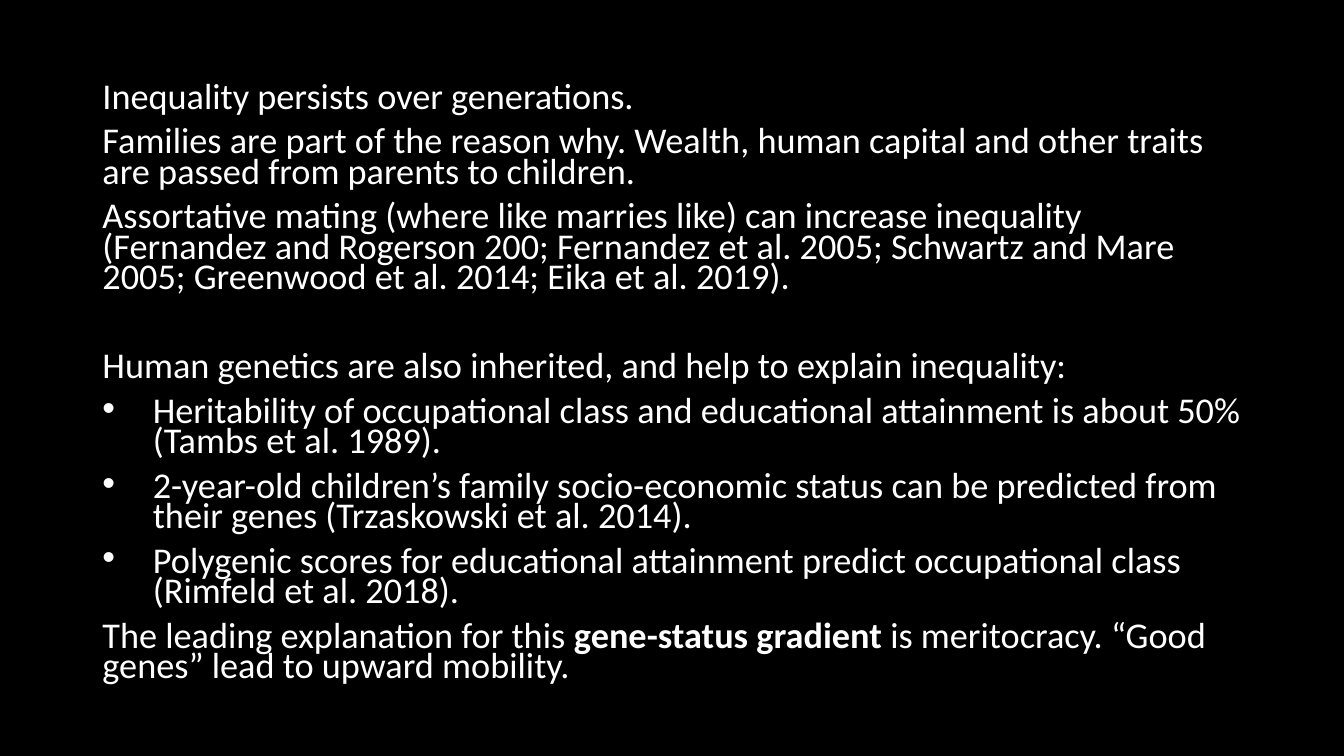
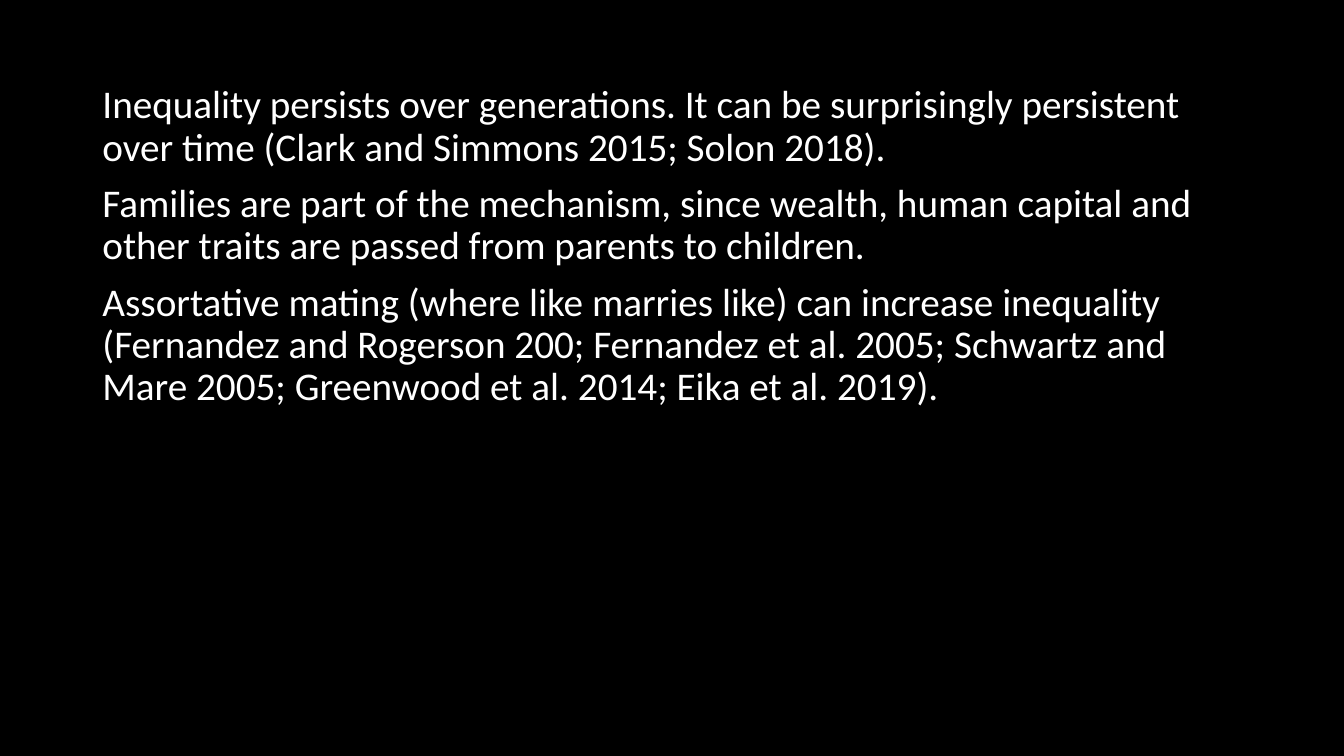
Before and after one commit to hughjonesd/trading-genetics, a slide deck: slide 3 of UEA presentation.pptx. Drawn at 1344x756 pixels with LibreOffice and Linux fonts; fonts in the diff are those of the drawing. Boxes give left, top, right and bottom in pixels: in the first picture for what was removed or moved away, otherwise in the second. Text is boxed around its words. In the diff, an @@ line names an element or a change of style, - is before the commit and + after.

```diff
--- a/UEA presentation.pptx
+++ b/UEA presentation.pptx
@@ text at (x1=102, y1=90, x2=1191, y2=266): text changed; size 25.9 to 28 pt @@
-Inequality persists over generations.
-Families are part of the reason why. Wealth, human capital and other traits are passed from parents to children.
+Inequality persists over generations. It can be surprisingly persistent over time (Clark and Simmons 2015; Solon 2018).
+Families are part of the mechanism, since wealth, human capital and other traits are passed from parents to children.
@@ text at (x1=102, y1=287, x2=1166, y2=406): size 25.9 to 28 pt in "Assortative mating (where like marries like) can ..."; line spacing 0.7 to 0.9 @@
@@ text at (x1=102, y1=352, x2=1240, y2=685): paragraphs removed @@
-Human genetics are also inherited, and help to explain inequality:
-• Heritability of occupational class and educational attainment is about 50% (Tambs et al. 1989).
-• 2-year-old children’s family socio-economic status can be predicted from their genes (Trzaskowski et al. 2014).
-• Polygenic scores for educational attainment predict occupational class (Rimfeld et al. 2018).
-The leading explanation for this gene-status gradient is meritocracy. “Good genes” lead to upward mobility.
```
Also in this commit, not shown: 4 other slides changed, 1 slide added, 4 other files.
